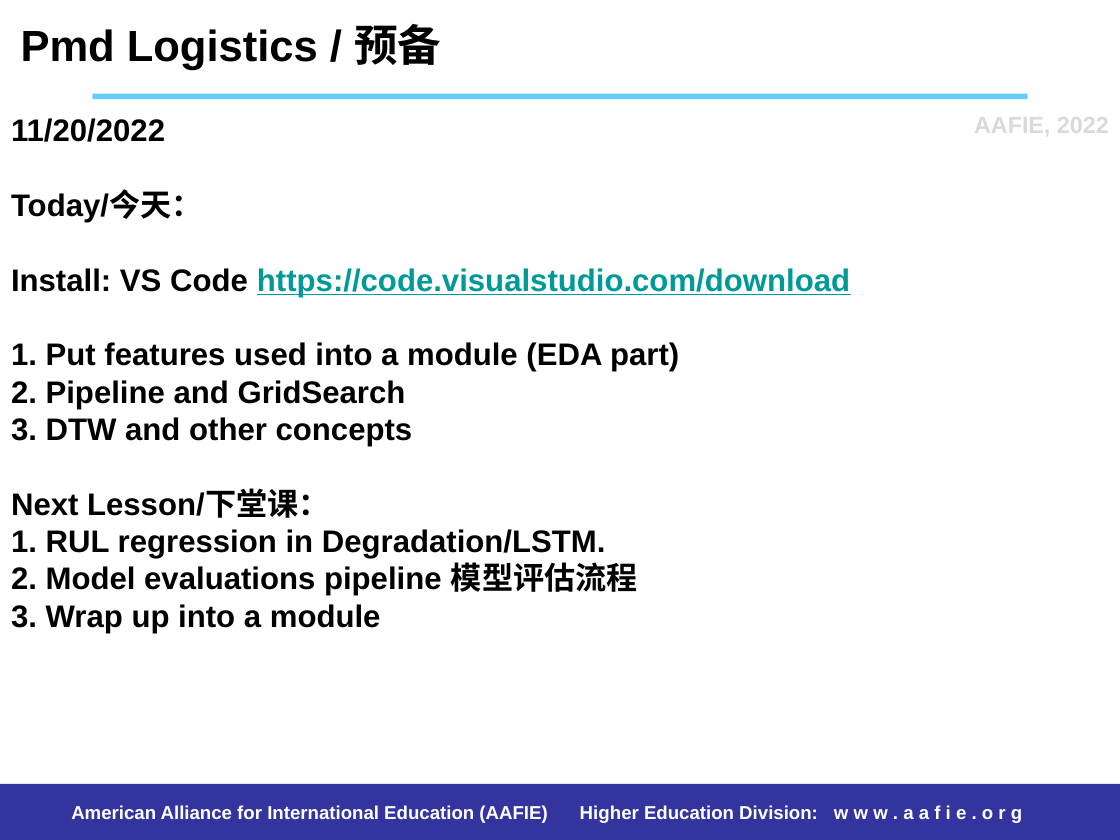
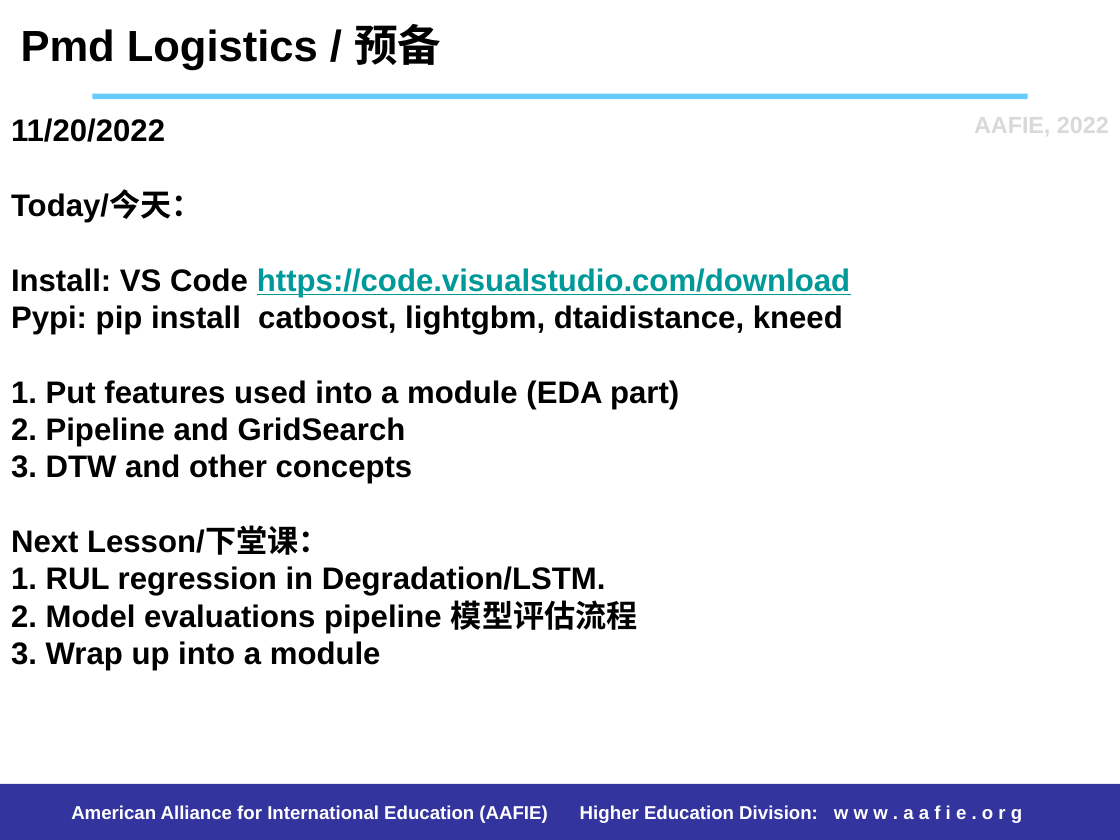
Before and after one commit to stemproaca/pdm, a slide deck: slide 6 of Classes/20221120.pptx. Drawn at 1120x840 pixels with LibreOffice and Linux fonts; fonts in the diff are those of the drawing. Boxes give left, top, right and bottom in pixels: in the first picture for what was removed or moved away, otherwise in the second. Text is boxed around its words. In the diff, an @@ line names an element or a change of style, - is before the commit and + after.

Commit message:
Lesson 12

```diff
--- a/Classes/20221120.pptx
+++ b/Classes/20221120.pptx
@@ title at [11, 118, 850, 670]: text changed @@
-11/20/2022
-Today/今天：
-Install: VS Code https://code.visualstudio.com/download
-1. Put features used into a module (EDA part)
-2. Pipeline and GridSearch
-3. DTW and other concepts
-Next Lesson/下堂课：
-1. RUL regression in Degradation/LSTM.
-2. Model evaluations pipeline 模型评估流程
-3. Wrap up into a module
+11/20/2022
+Today/今天：
+Install: VS Code https://code.visualstudio.com/download
+Pypi: pip install catboost, lightgbm, dtaidistance, kneed
+1. Put features used into a module (EDA part)
+2. Pipeline and GridSearch
+3. DTW and other concepts
+Next Lesson/下堂课：
+1. RUL regression in Degradation/LSTM.
+2. Model evaluations pipeline 模型评估流程
+3. Wrap up into a module
```
Also in this commit, not shown: 1 other file.
